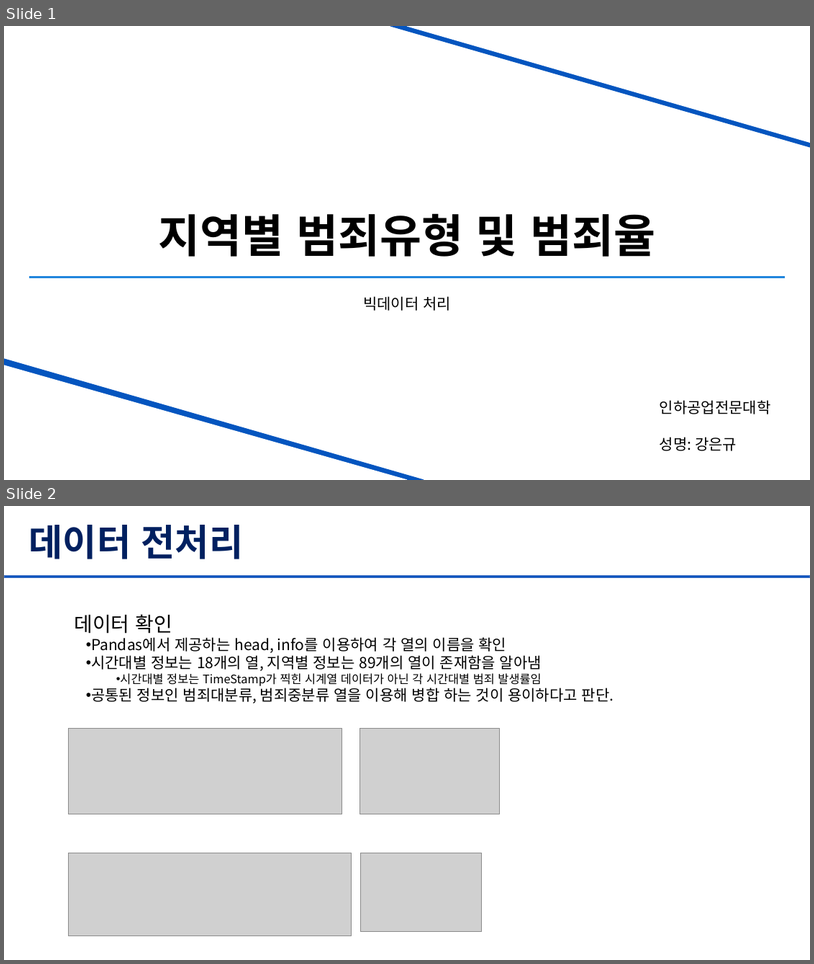
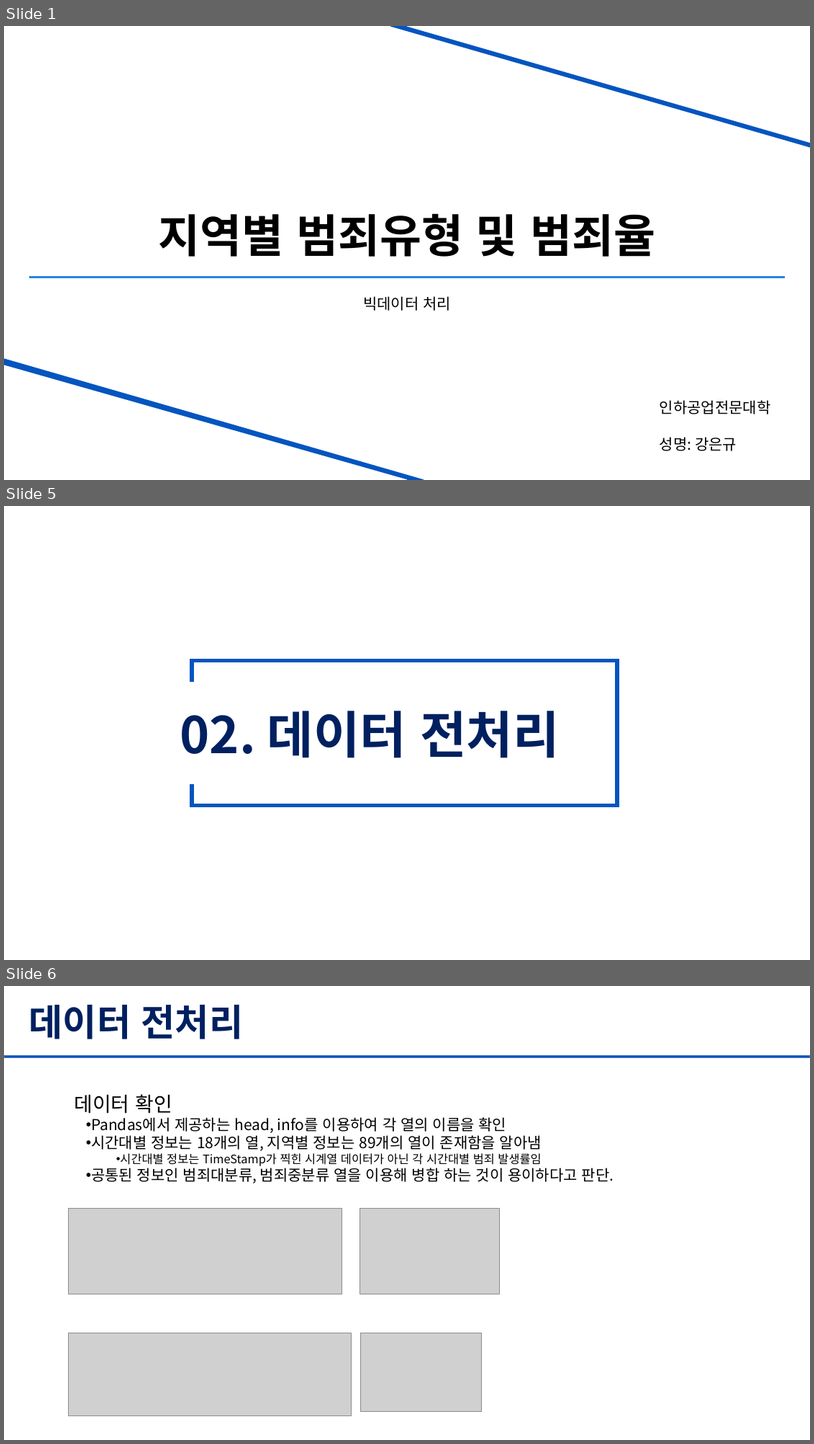
Before and after one commit to ekkang0820/cirme_visualisation, a slide deck: ppt/3-A_201944010_강은규_최종.pptx. Shown one above the other, each under a label of ours: slides 1 and 2 before the commit, slides 1, 5 and 6 after it; the slides between them are not shown. The pictures are 814x964 and 814x1444 pixels, drawn with LibreOffice and Linux fonts; fonts in the diff are those of the drawing; grey boxes stand for pictures. Boxes give left, top, right and bottom in pixels: in the first picture for what was removed or moved away, otherwise in the second. Text is boxed around its words. In the diff, an @@ line names an element or a change of style, - is before the commit and + after.

Commit message:
pdf 업데이트

```diff
--- a/ppt/3-A_201944010_강은규_최종.pptx
+++ b/ppt/3-A_201944010_강은규_최종.pptx
@@ slide 5 added at box(4, 506, 810, 960), background #FFFFFF @@
@@ group added at box(134, 659, 620, 807): 6 rectangles @@
+02. 데이터 전처리
@@ rectangle added at box(189, 693, 553, 773), fill #FFFFFF, outline #FFFFFF 1 pt, 60 pt, text #002060, bold @@
+01. 서 론
@@ what was slide 2 is now slide 6 @@
```
Also in this commit, not shown: 1 slide changed, 5 other slides added.
